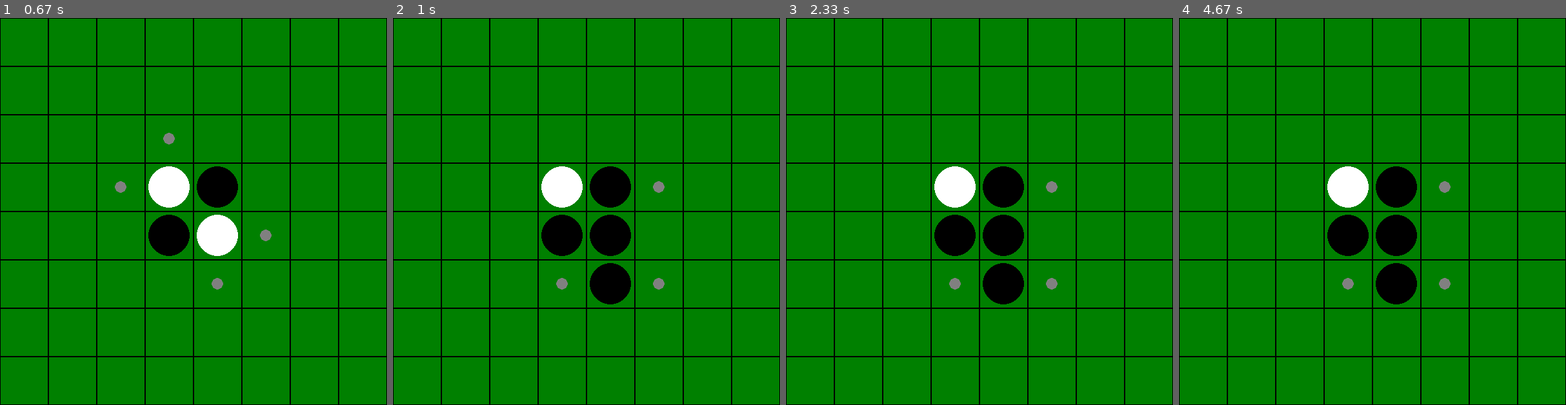
Above: before the commit, frames 1-4 (left to right).
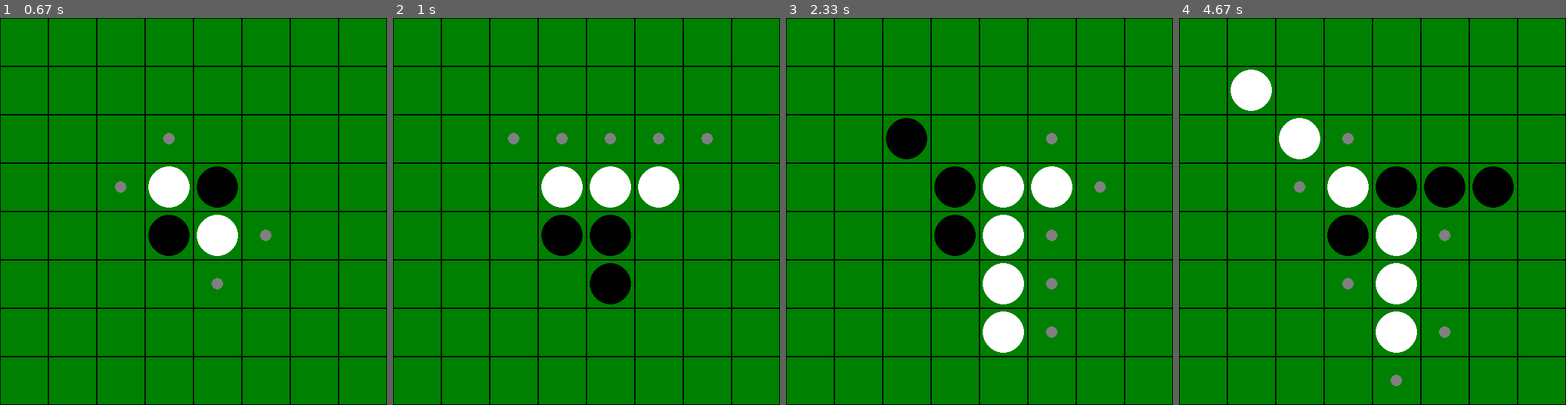
Above: after the commit, the same moments.

Repository: katoy/study-gemini2
Game: pygame game, started from reversi-py/main.py
Two runs of this game, one before a commit and one after it. Both use one fixed random seed, a clock stepped at 60 frames per second and the inputs below.
Inputs (mouse positions are in pixels of both pictures, inside the frame that each line leads up to):
- Up to frame 1 (0.67 s): click (193, 211) at 0.38 s
- Up to frame 2 (1 s): click (625, 296) at 0.72 s
- Up to frame 3 (2.33 s): click (886, 134) at 2.05 s
- Up to frame 4 (4.67 s): click (1492, 203) at 4.38 s

Frame 1 is identical in both runs. In frame 2, 2.2% of the frame differs, in the area x 29-83%, y 29-71%; in frame 3, 6.5%; in frame 4, 6.6%, in the area x 13-87%, y 13-96%.

Commit message:
Fix: Resolve circular import between game.py and agent.py

Diff:
--- a/reversi-py/agent.py
+++ b/reversi-py/agent.py
@@ -1,5 +1,6 @@
 # agent.py
 import random
+# from game import Game  # Game クラスのインポートを削除
 
 class Agent:
     def play(self, game):
@@ -17,3 +18,77 @@
         # マウス入力から石を置く場所を決定
         # ここでは、main.pyで処理するため、pass
         pass
+
+class GainAgent(Agent):
+    def play(self, game):
+        valid_moves = game.get_valid_moves()
+        if not valid_moves:
+            return None
+
+        best_move = None
+        max_gain = -1
+
+        for move in valid_moves:
+            # temp_game = Game()  # Game クラスのインスタンスを作成
+            # temp_game.board.board = [row[:] for row in game.get_board()]
+            # temp_game.turn = game.turn
+            # temp_game.place_stone(move[0], move[1])
+            # black_count, white_count = temp_game.board.count_stones()
+            # gain = black_count if game.turn == -1 else white_count
+            temp_board = [row[:] for row in game.get_board()]
+            temp_turn = game.turn
+            temp_black_count, temp_white_count = self.simulate_place_stone(temp_board, move[0], move[1], temp_turn, game.get_board_size())
+            gain = temp_black_count if game.turn == -1 else temp_white_count
+
+            if gain > max_gain:
+                max_gain = gain
+                best_move = move
+
+        return best_move
+
+    def simulate_place_stone(self, board, row, col, turn, board_size):
+        if not self.is_valid_move(board, row, col, turn, board_size):
+            return 0, 0
+
+        board[row][col] = turn
+        for dr in [-1, 0, 1]:
+            for dc in [-1, 0, 1]:
+                if dr == 0 and dc == 0:
+                    continue
+                r, c = row + dr, col + dc
+                to_flip = []
+                while 0 <= r < board_size and 0 <= c < board_size:
+                    if board[r][c] == 0:
+                        break
+                    if board[r][c] == turn:
+                        for fr, fc in to_flip:
+                            board[fr][fc] = turn
+                        break
+                    to_flip.append((r, c))
+                    r += dr
+                    c += dc
+        black_count = sum(row.count(-1) for row in board)
+        white_count = sum(row.count(1) for row in board)
+        return black_count, white_count
+
+    def is_valid_move(self, board, row, col, turn, board_size):
+        if not (0 <= row < board_size and 0 <= col < board_size) or board[row][col] != 0:
+            return False
+
+        for dr in [-1, 0, 1]:
+            for dc in [-1, 0, 1]:
+                if dr == 0 and dc == 0:
+                    continue
+                r, c = row + dr, col + dc
+                flipped = False
+                while 0 <= r < board_size and 0 <= c < board_size:
+                    if board[r][c] == 0:
+                        break
+                    if board[r][c] == turn:
+                        if flipped:
+                            return True
+                        break
+                    flipped = True
+                    r += dr
+                    c += dc
+        return False
--- a/reversi-py/game.py
+++ b/reversi-py/game.py
@@ -1,5 +1,6 @@
 # game.py
 from board import Board
+from agent import RandomAgent, GainAgent  # Agentクラスをインポート
 
 class Game:
     def __init__(self, board_size=8):
@@ -7,6 +8,14 @@
         self.turn = -1  # 黒から開始
         self.game_over = False
         self.board_size = board_size
+        self.history = []  # プレイの履歴を保存するリスト
+        self.history_index = -1 #履歴のインデックス
+        self.players = [-1, 1] #プレイヤーのタイプ
+        self.agents = {
+            -1: None,  # 黒のプレイヤー（デフォルトは人間）
+            1: None   # 白のプレイヤー（デフォルトは人間）
+        }
+        self.message = "" #メッセージ
 
     def switch_turn(self):
         self.turn *= -1
@@ -25,13 +34,59 @@
             return 0  # 引き分け
 
     def place_stone(self, row, col):
-        return self.board.place_stone(row, col, self.turn)
+        if self.board.place_stone(row, col, self.turn):
+            self.history.append(((row, col), self.turn, self.board.get_board()))  # 履歴に記録
+            self.history_index += 1
+            return True
+        return False
 
     def get_valid_moves(self):
-        return self.board.get_valid_moves(self.turn) # 修正箇所
+        return self.board.get_valid_moves(self.turn)
 
     def get_board(self):
         return self.board.get_board()
 
     def get_board_size(self):
         return self.board_size
+
+    def set_players(self, player1_type, player2_type):
+        self.players = [player1_type, player2_type]
+        if player1_type != 0:
+            self.agents[-1] = self.create_agent(player1_type)
+        if player2_type != 0:
+            self.agents[1] = self.create_agent(player2_type)
+
+    def create_agent(self, agent_type):
+        if agent_type == 1:
+            return RandomAgent()
+        elif agent_type == 2:
+            return GainAgent()
+        else:
+            return None
+
+    def set_message(self, message):
+        self.message = message
+
+    def get_message(self):
+        return self.message
+
+    def replay(self, index):
+        if 0 <= index < len(self.history):
+            self.board.board = [row[:] for row in self.history[index][2]]
+            self.turn = self.history[index][1]
+            self.history_index = index
+            return True
+        return False
+
+    def history_top(self):
+        if len(self.history) > 0:
+            self.replay(0)
+
+    def history_last(self):
+        if len(self.history) > 0:
+            self.replay(len(self.history) - 1)
+
+    def get_current_history(self):
+        if self.history_index >= 0:
+            return self.history[self.history_index]
+        return None
--- a/reversi-py/gui.py
+++ b/reversi-py/gui.py
@@ -44,3 +44,12 @@
         col = x // self.cell_size
         row = y // self.cell_size
         return row, col
+
+    def draw_stone_animation(self, game, row, col, color): # game を引数に追加
+        radius = 0
+        while radius < self.cell_size // 2 - 5:
+            self.draw_board(game) # game を渡す
+            pygame.draw.circle(self.screen, color, (col * self.cell_size + self.cell_size // 2, row * self.cell_size + self.cell_size // 2), radius)
+            pygame.display.flip()
+            radius += 5
+            pygame.time.delay(10)
--- a/reversi-py/main.py
+++ b/reversi-py/main.py
@@ -1,14 +1,16 @@
 # main.py
 import pygame
 from game import Game
-from gui import GameGUI
-from agent import HumanAgent
+from gui import GameGUI, BLACK, WHITE  # BLACK と WHITE をインポート
+from agent import HumanAgent, RandomAgent, GainAgent
 
 def main():
     game = Game()
     gui = GameGUI()
-    human_agent = HumanAgent()
     clock = pygame.time.Clock()
+
+    # プレイヤーの設定
+    game.set_players(0, 2)  # 黒:人間, 白:GainAgent
 
     running = True
     while running:
@@ -16,9 +18,10 @@
             if event.type == pygame.QUIT:
                 running = False
             if event.type == pygame.MOUSEBUTTONDOWN:
-                if not game.game_over:
+                if not game.game_over and game.agents[game.turn] is None:
                     row, col = gui.get_clicked_cell(event.pos)
                     if (row, col) in game.get_valid_moves():
+                        gui.draw_stone_animation(game, row, col, WHITE if game.turn == 1 else BLACK) # game を渡す
                         game.place_stone(row, col)
                         game.switch_turn()
                         game.check_game_over()
@@ -34,11 +37,22 @@
         else:
             if not game.get_valid_moves():
                 print(f"{'黒' if game.turn == -1 else '白'}はパスです。")
+                game.set_message(f"{'黒' if game.turn == -1 else '白'}はパスです。")
                 game.switch_turn()
                 game.check_game_over()
+            else:
+                if game.agents[game.turn] is not None:
+                    agent = game.agents[game.turn]
+                    move = agent.play(game)
+                    if move:
+                        gui.draw_stone_animation(game, move[0], move[1], WHITE if game.turn == 1 else BLACK) # game を渡す
+                        game.place_stone(move[0], move[1])
+                        game.switch_turn()
+                        game.check_game_over()
 
         gui.draw_board(game)
         gui.draw_valid_moves(game)
+        gui.draw_message(game.get_message())
         pygame.display.flip()
         clock.tick(60)
 
